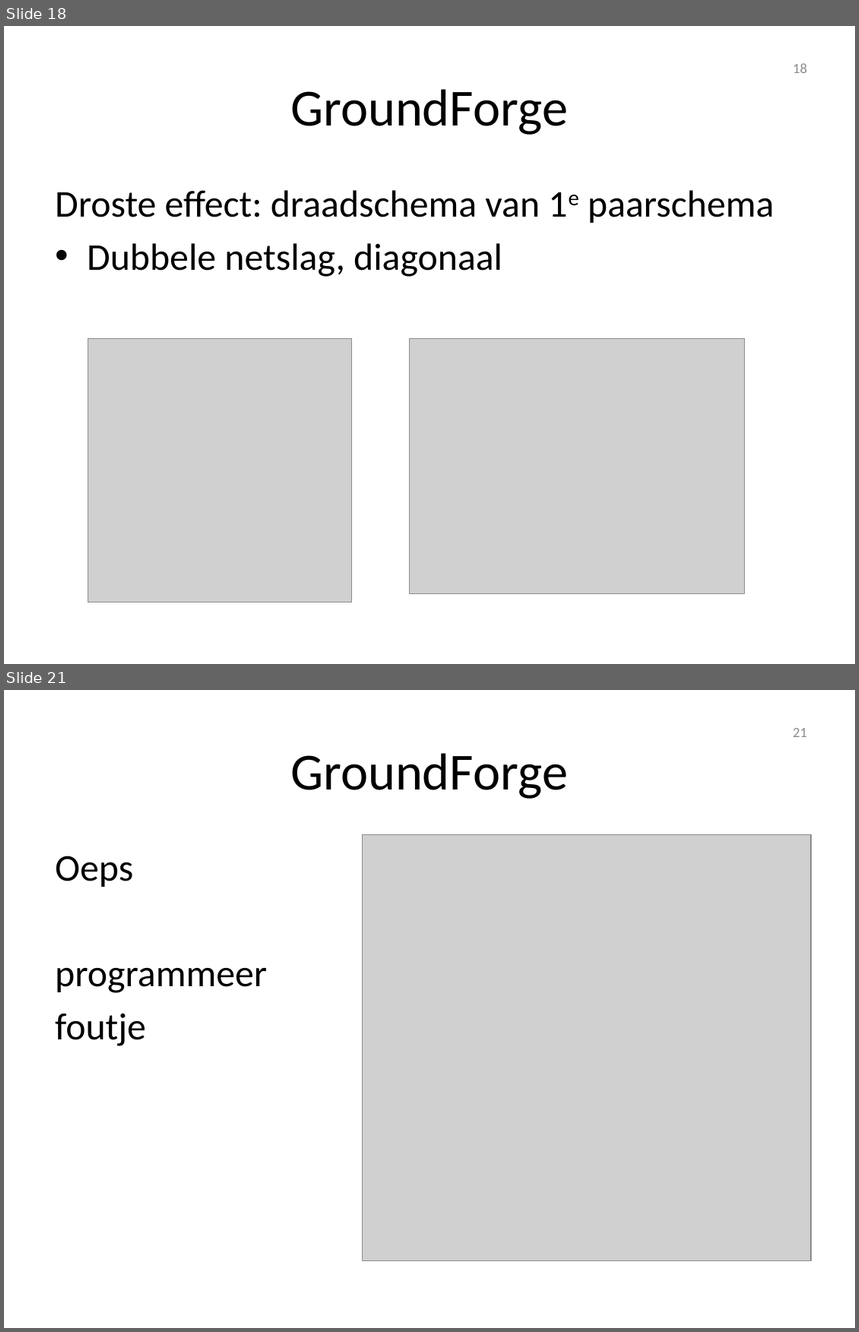
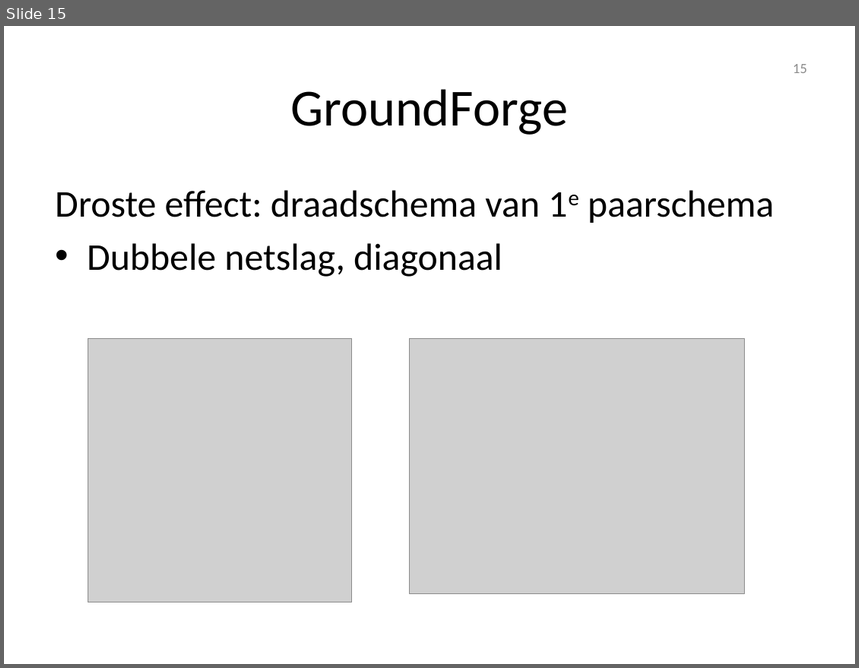
Before and after one commit to d-bl/GroundForge-help, a slide deck: docs/help/NL.pptx. Shown one above the other, each under a label of ours: slides 18 and 21 before the commit, slide 15 after it; the slides between them are not shown. The pictures are 859x1332 and 859x668 pixels, drawn with LibreOffice and Linux fonts; fonts in the diff are those of the drawing; grey boxes stand for pictures; background and template pictures are left out. Boxes give left, top, right and bottom in pixels: in the first picture for what was removed or moved away, otherwise in the second. Text is boxed around its words. In the diff, an @@ line names an element or a change of style, - is before the commit and + after.

```diff
--- a/docs/help/NL.pptx
+++ b/docs/help/NL.pptx
@@ slide 21 removed at <box>4,690,855,1328</box>, background #FFFFFF @@
@@ page number removed at <box>793,728,807,737</box> @@
-21
@@ title removed at <box>291,753,568,799</box> @@
-GroundForge
@@ picture removed at <box>363,834,811,1262</box> @@
@@ text removed at <box>55,856,267,1046</box> @@
-Oeps
-programmeer
-foutje
@@ what was slide 18 is now slide 15 @@
@@ page number at <box>793,64,807,73</box>: text changed @@
-18
+15
```
Also in this commit, not shown: 10 slides changed, 4 slides added, 7 other slides removed, 1 other file.
